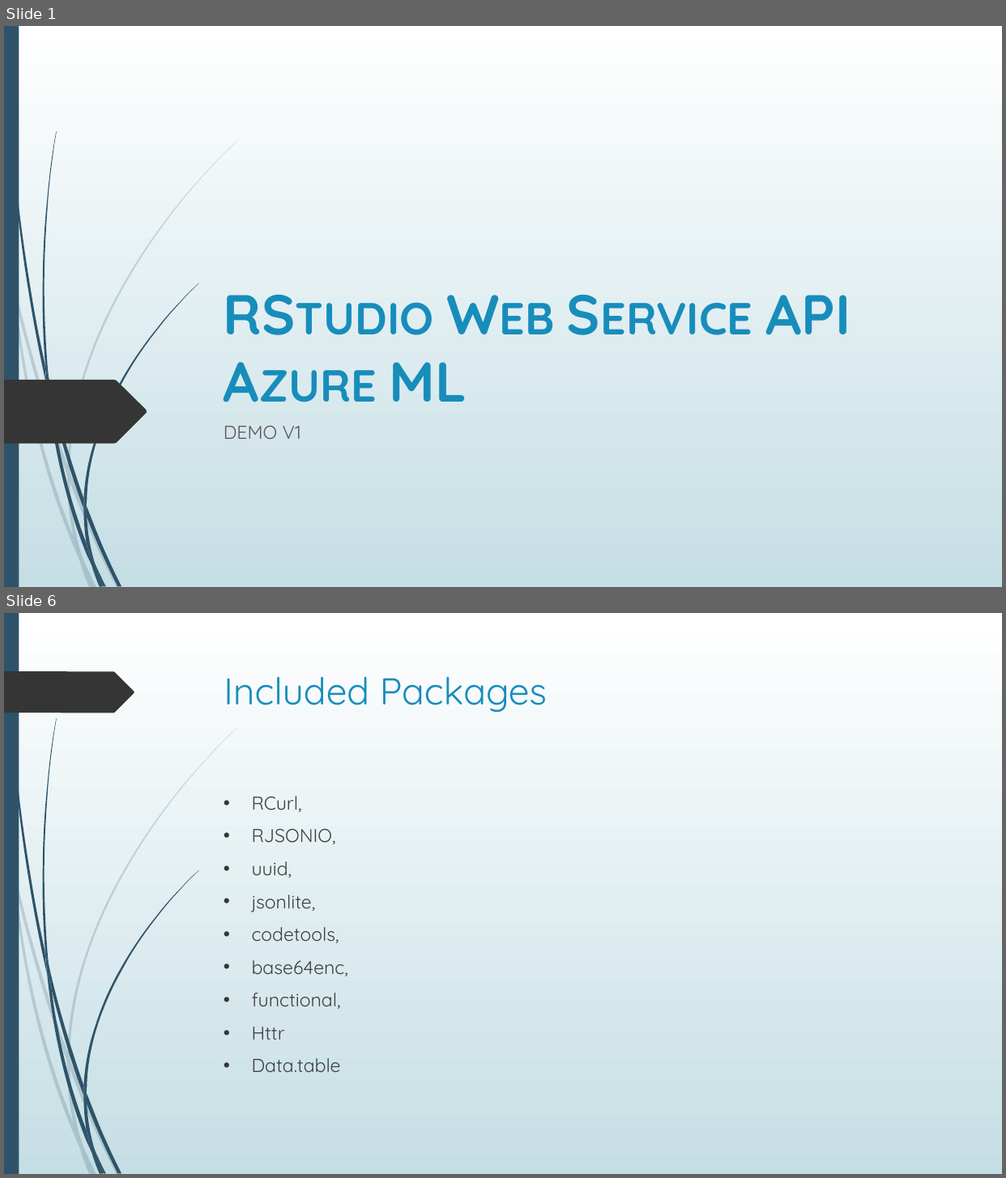
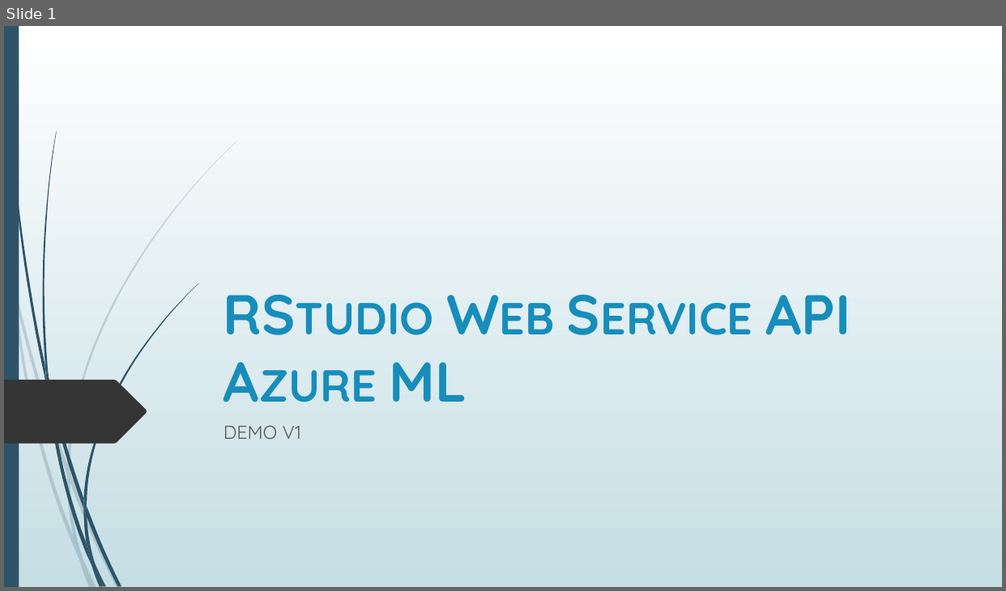
Before and after one commit to Azure/Azure-MachineLearning-ClientLibrary-R, a slide deck: demo/demo walkthrough.pptx. Shown one above the other, each under a label of ours: slides 1 and 6 before the commit, slide 1 after it; the slides between them are not shown. The pictures are 1006x1178 and 1006x591 pixels, drawn with LibreOffice and Linux fonts; fonts in the diff are those of the drawing. Boxes give left, top, right and bottom in pixels: in the first picture for what was removed or moved away, otherwise in the second. Text is boxed around its words. In the diff, an @@ line names an element or a change of style, - is before the commit and + after.

```diff
--- a/demo/demo walkthrough.pptx
+++ b/demo/demo walkthrough.pptx
@@ slide 6 removed at (4, 613, 1002, 1174), background gradient #FFFFFF to #C5DEE5; not listed: 23 template elements that a slide beside it also shows @@
@@ freeform shape removed at (4, 671, 134, 713) @@
@@ title removed at (224, 677, 547, 713) @@
-Included Packages
@@ text removed at (252, 796, 348, 1072) @@
-• RCurl,
-• RJSONIO,
-• uuid,
-• jsonlite,
-• codetools,
-• base64enc,
-• functional,
-• Httr
-• Data.table
```
Also in this commit, not shown: 1 slide changed, 3 slides added, 5 other slides removed.
